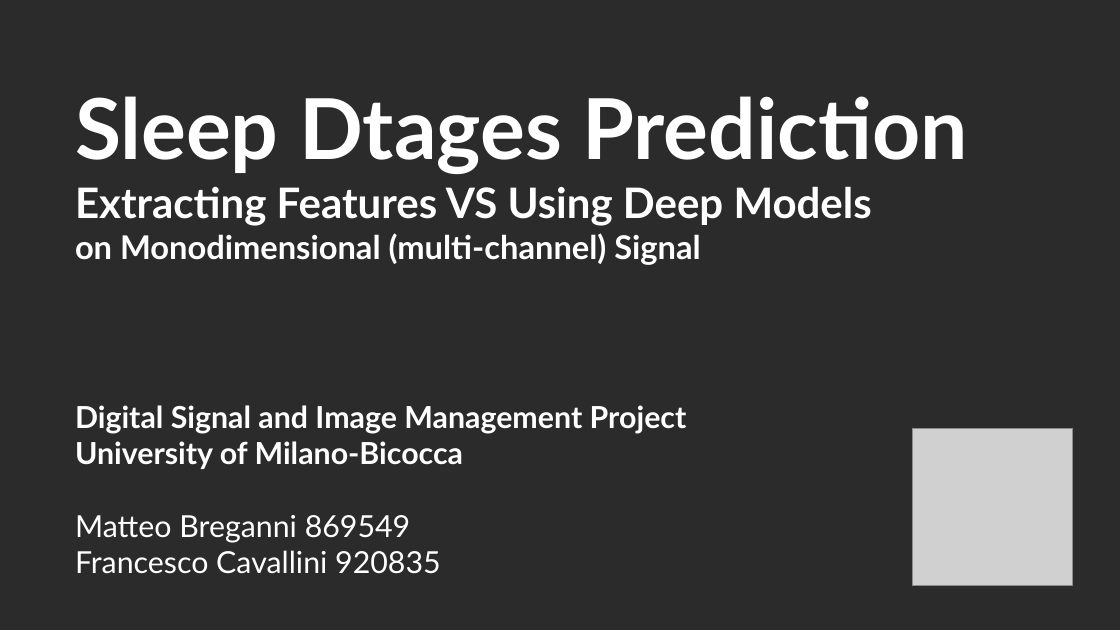
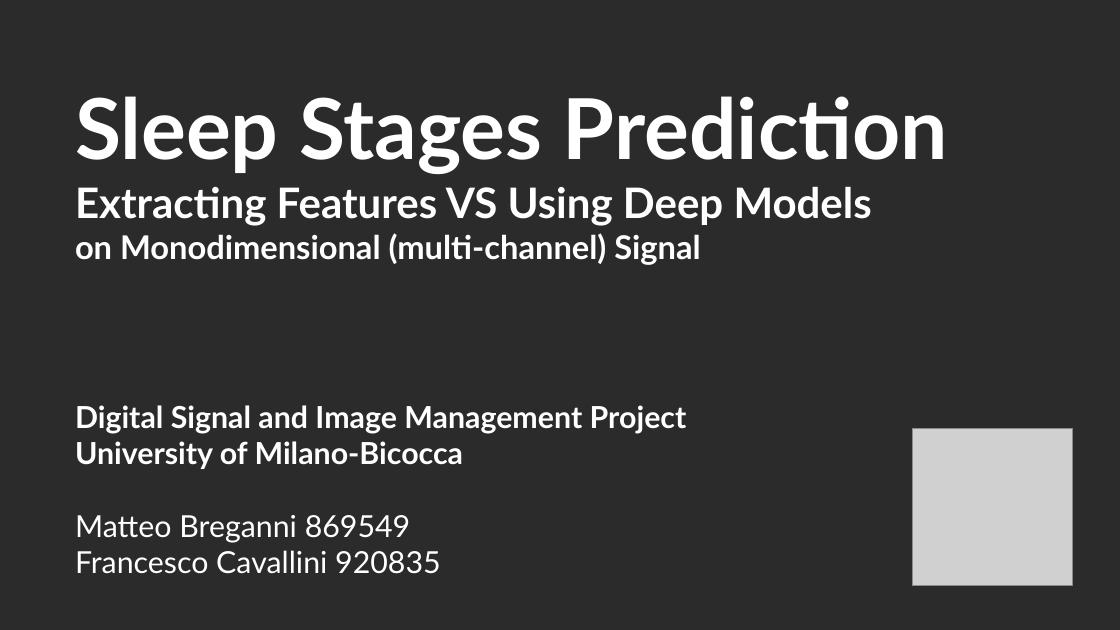
Before and after one commit to VR3ED/SleepStages_prediction, a slide deck: slide 1 of Presentazione.pptx. Drawn at 1120x630 pixels with LibreOffice and Linux fonts; fonts in the diff are those of the drawing; grey boxes stand for pictures; background and template pictures are left out; a plain dark background stands for a picture behind light text. Boxes give left, top, right and bottom in pixels: in the first picture for what was removed or moved away, otherwise in the second. Text is boxed around its words. In the diff, an @@ line names an element or a change of style, - is before the commit and + after.

Commit message:
update presentazione

```diff
--- a/Presentazione.pptx
+++ b/Presentazione.pptx
@@ text at <box>75,96,948,174</box>: text changed @@
-Sleep Dtages Prediction
+Sleep Stages Prediction
```
Also in this commit, not shown: 5 slides added, 1 other file.
